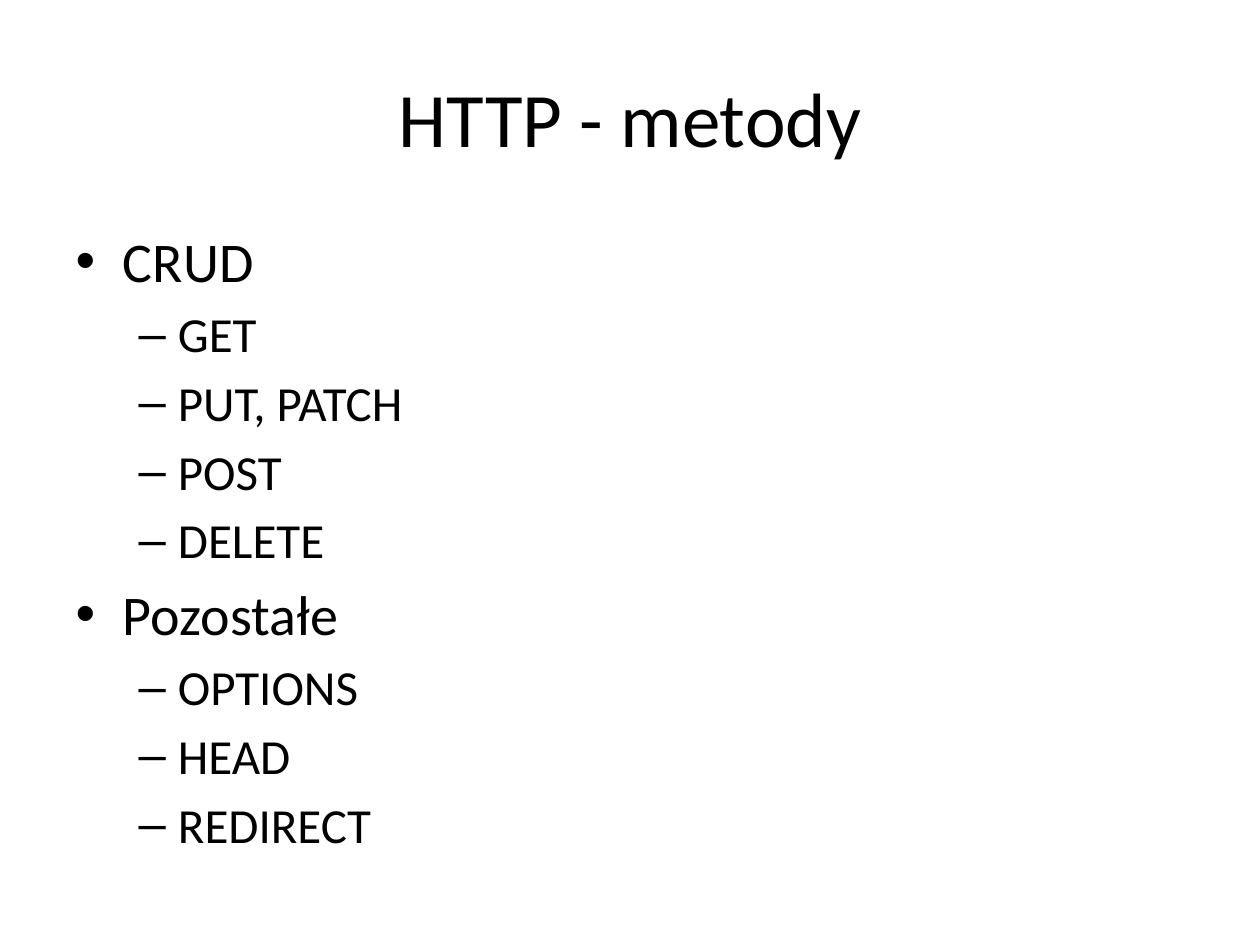
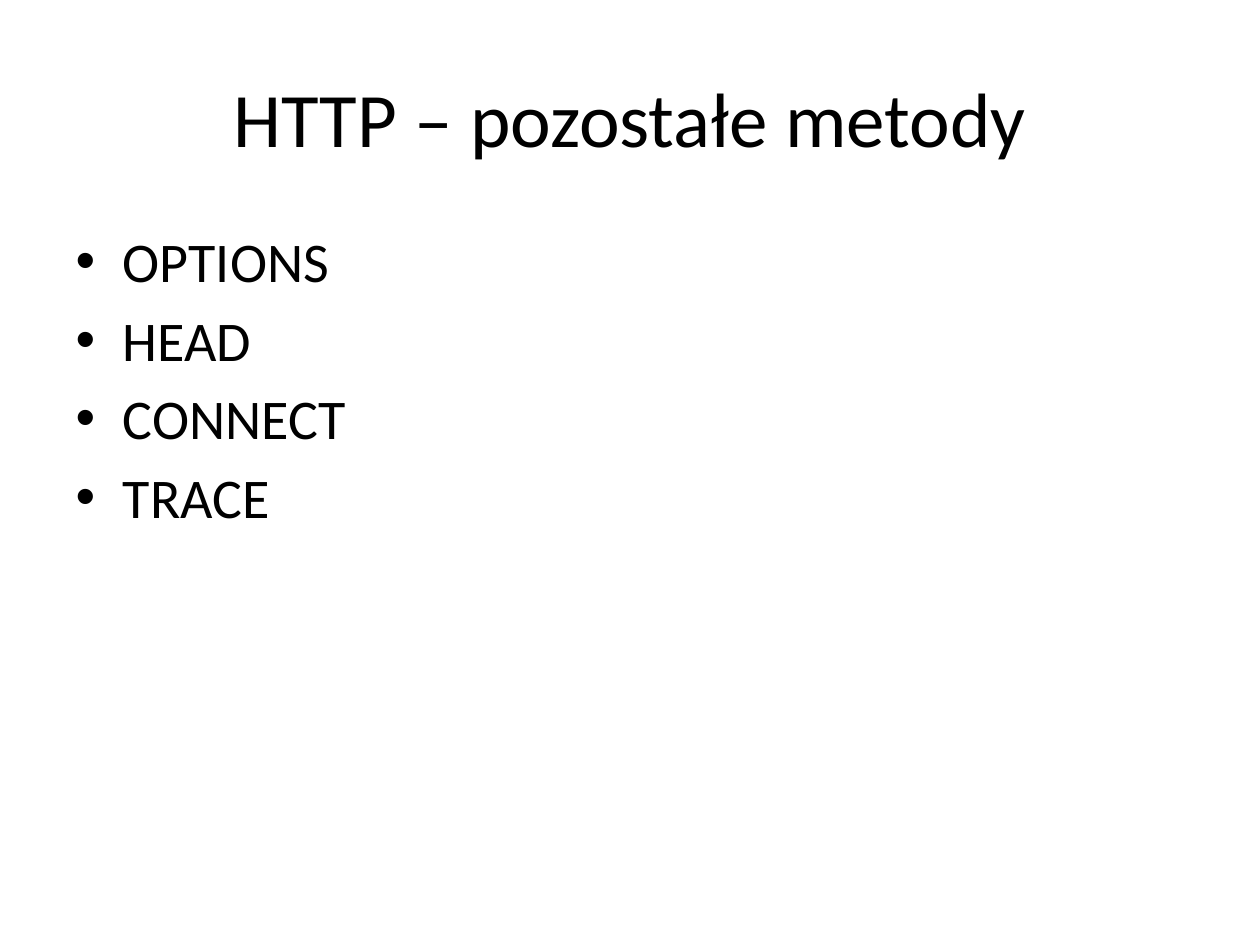
Before and after one commit to rybeek84/microservices-part1, a slide deck: slide 15 of monolit/documentation/microservices lectures/HTTP + REST.pptx (slide 6 before the commit). Drawn at 1260x945 pixels with LibreOffice and Linux fonts; fonts in the diff are those of the drawing. Boxes give left, top, right and bottom in pixels: in the first picture for what was removed or moved away, otherwise in the second. Text is boxed around its words. In the diff, an @@ line names an element or a change of style, - is before the commit and + after.

```diff
--- a/monolit/documentation/microservices lectures/HTTP + REST.pptx
+++ b/monolit/documentation/microservices lectures/HTTP + REST.pptx
@@ title at (233,93,1025,160): text changed @@
-HTTP - metody
+HTTP – pozostałe metody
@@ text at (123,245,403,636): paragraphs removed @@
-• CRUD
-  – GET
-  – PUT, PATCH
-  – POST
-  – DELETE
-• Pozostałe
@@ text at (123,245,329,361): size 28 to 32 pt in "OPTIONS", "HEAD"; bullet – to •; list level 2 to 1 in "OPTIONS"; list level 2 to 1 in "HEAD" @@
@@ text at (123,402,346,519): text changed; size 28 to 32 pt @@
-  – REDIRECT
+• CONNECT
+• TRACE
```
Also in this commit, not shown: 8 other slides changed, 15 slides added, 1 slide removed.
